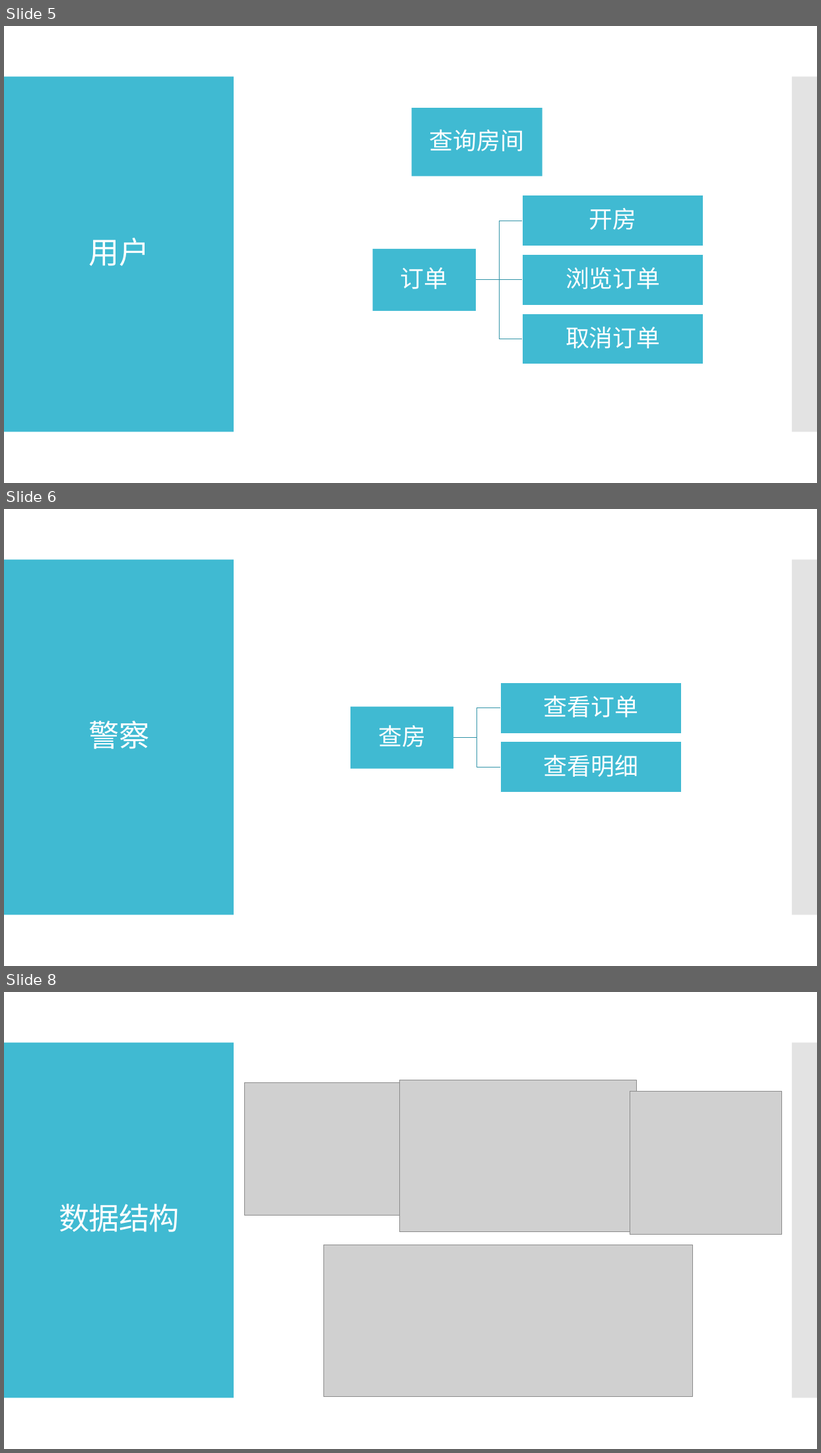
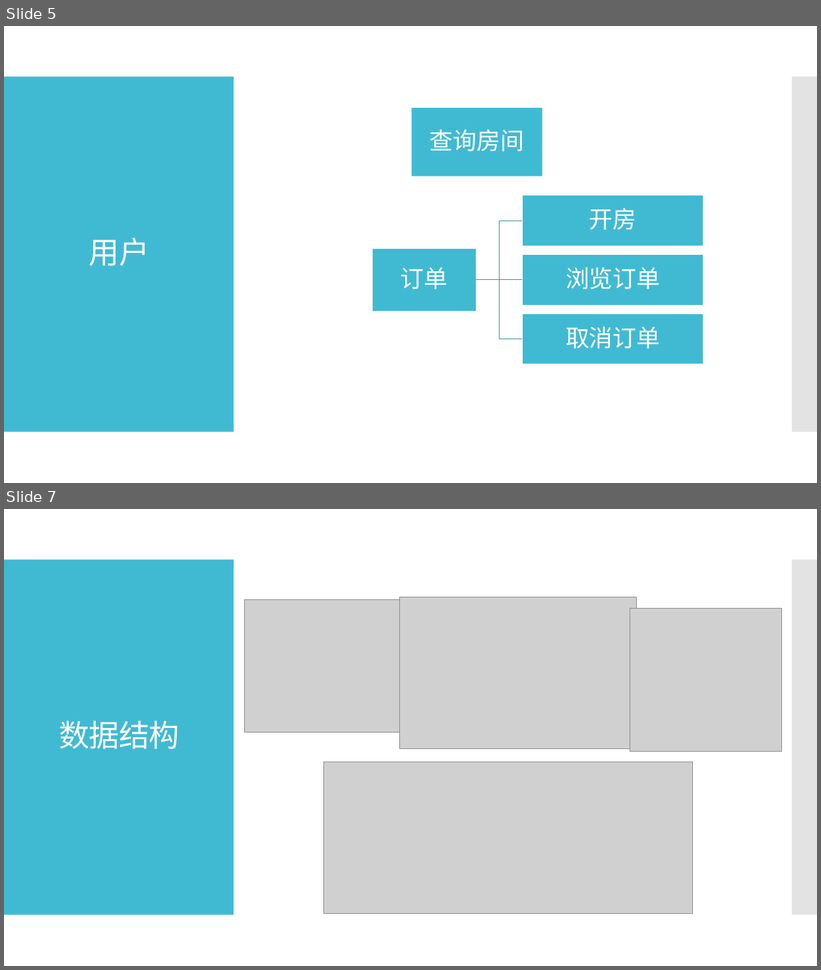
Before and after one commit to imagecser/hotelManage, a slide deck: lab1_initial.pptx. Shown one above the other, each under a label of ours: slides 5, 6 and 8 before the commit, slides 5 and 7 after it; the slides between them are not shown. The pictures are 821x1453 and 821x970 pixels, drawn with LibreOffice and Linux fonts; fonts in the diff are those of the drawing; grey boxes stand for pictures. Boxes give left, top, right and bottom in pixels: in the first picture for what was removed or moved away, otherwise in the second. Text is boxed around its words. In the diff, an @@ line names an element or a change of style, - is before the commit and + after.

```diff
--- a/lab1_initial.pptx
+++ b/lab1_initial.pptx
@@ slide 6 removed at (x1=4, y1=509, x2=817, y2=966), background #FFFFFF; not listed: 2 template elements that a slide beside it also shows @@
@@ title removed at (x1=89, y1=721, x2=150, y2=749) @@
-警察
@@ group removed at (x1=350, y1=683, x2=682, y2=793): 3 rectangles, 3 texts, 2 freeform shapes @@
-查房
-查看订单
-查看明细
@@ what was slide 8 is now slide 7 @@
```
Also in this commit, not shown: 3 slides changed, 9 other files.
